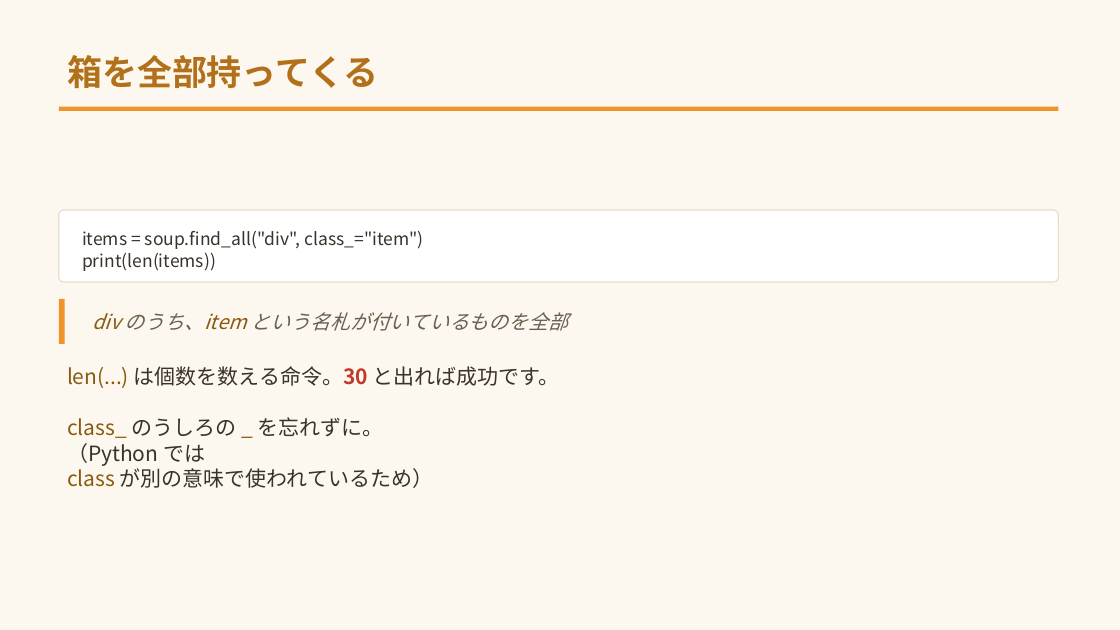
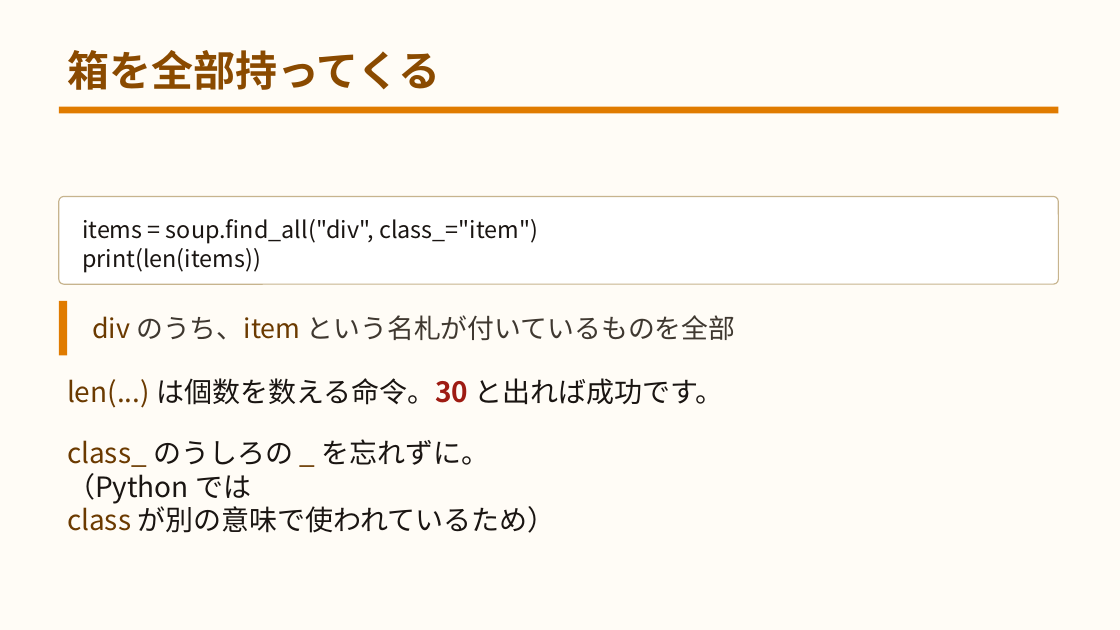
Before and after one commit to yuracode/isshop, a slide deck: slide 28 of docs/slides.pptx. Drawn at 1120x630 pixels with LibreOffice and Linux fonts; fonts in the diff are those of the drawing. Boxes give left, top, right and bottom in pixels: in the first picture for what was removed or moved away, otherwise in the second. Text is boxed around its words. In the diff, an @@ line names an element or a change of style, - is before the commit and + after.

```diff
--- a/docs/slides.pptx
+++ b/docs/slides.pptx
@@ background #FDF8EF to #FFFCF6 @@
@@ text "箱を全部持ってくる" at (67,50,441,90): size 30 to 36 pt, text colour #B3701A to #8A4A00 @@
@@ rectangle at (59,107,1059,113): fill #F0932B to #E07B00 @@
@@ rounded rectangle: place and size @@
-rounded rectangle at (59,210,1059,282)
+rounded rectangle at (59,197,1059,284)
@@ rounded rectangle at (59,197,1059,284): outline #E8DDC8 1 pt to #C7B48E 1 pt; proportions changed @@
@@ text "items = soup.find_all("div", class_="item")": place and size @@
-text "items = soup.find_all("div", class_="item")" at (82,231,424,271)
+text "items = soup.find_all("div", class_="item")" at (82,219,538,273)
@@ text "items = soup.find_all("div", class_="item")" at (82,219,538,273): size 15 to 20 pt, text colour #3A332B to #1A1512 @@
@@ rectangle at (59,301,67,355): fill #F0932B to #E07B00 @@
@@ rectangle: place and size @@
-rectangle at (59,299,65,344)
+rectangle at (59,301,67,355)
@@ text "div のうち、item という名札が付いているものを全部" at (92,315,736,340): size 17 to 23 pt, italic off; text colour #8A5A10 to #6B3A00 in "div のうち、item"; text colour #6B5F4F to #3F3830 in "のうち、item という名札が付いているものを全部" @@
@@ text "len(...) は個数を数える命令。30 と出れば成功です。": place and size @@
-text "len(...) は個数を数える命令。30 と出れば成功です。" at (67,366,560,388)
+text "len(...) は個数を数える命令。30 と出れば成功です。" at (67,378,724,408)
@@ text "len(...) は個数を数える命令。30 と出れば成功です。" at (67,378,724,408): size 18 to 24 pt; text colour #8A5A10 to #6B3A00 in "len(...)"; text colour #3A332B to #1A1512 in "は個数を数える命令。30 と出れば成功です。"; text colour #C0392B to #9E1B12 in "は個数を数える命令。30" @@
@@ text "class_ のうしろの _ を忘れずに。": place and size @@
-text "class_ のうしろの _ を忘れずに。" at (67,417,433,488)
+text "class_ のうしろの _ を忘れずに。" at (67,439,556,533)
@@ text "class_ のうしろの _ を忘れずに。" at (67,439,556,533): size 18 to 24 pt; text colour #8A5A10 to #6B3A00 in "class_ _", "class"; text colour #3A332B to #1A1512 in "のうしろの を忘れずに。", "（Python では", "が別の意味で使われているため）" @@
```
Also in this commit, not shown: 51 other slides changed, 3 other files.
